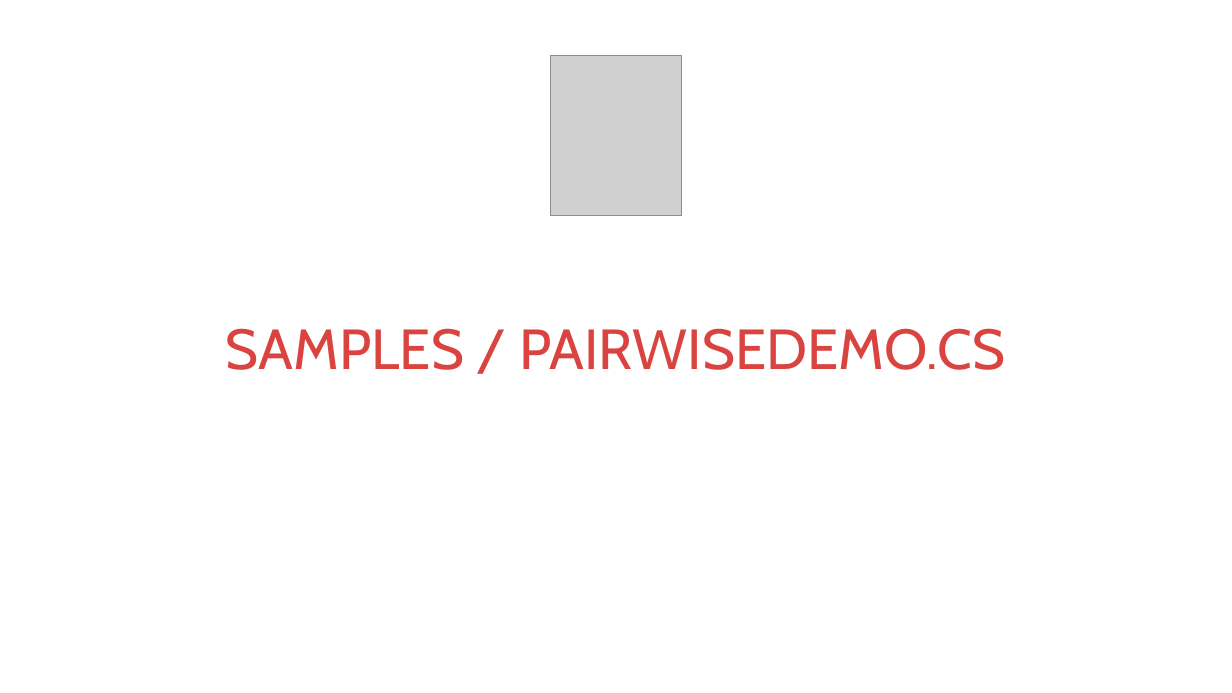
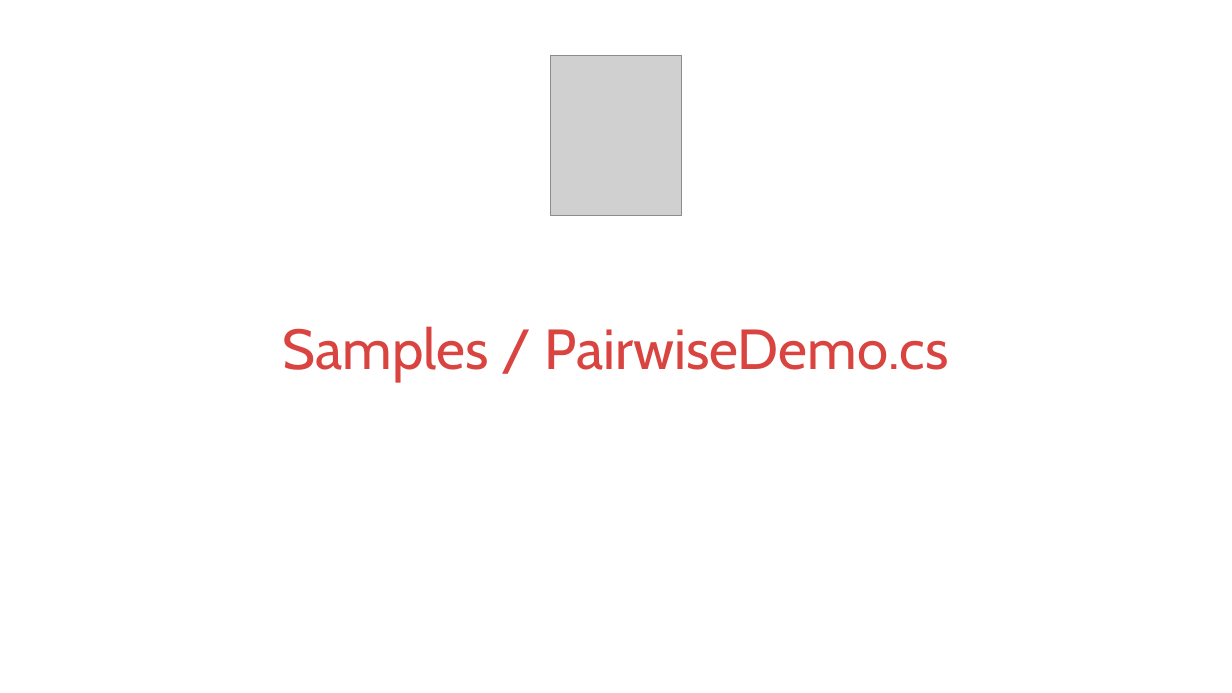
Before and after one commit to kontur-courses/legacy, a slide deck: slide 9 of legacy.pptx (slide 6 before the commit). Drawn at 1232x693 pixels with LibreOffice and Linux fonts; fonts in the diff are those of the drawing; grey boxes stand for pictures. Boxes give left, top, right and bottom in pixels: in the first picture for what was removed or moved away, otherwise in the second. Text is boxed around its words. In the diff, an @@ line names an element or a change of style, - is before the commit and + after.

```diff
--- a/legacy.pptx
+++ b/legacy.pptx
@@ title at [283, 326, 949, 382]: text changed @@
-SAMPLES / PAIRWISEDEMO.CS
+Samples / PairwiseDemo.cs
```
Also in this commit, not shown: 6 other slides changed, 2 slides added, 1 slide removed, 6 other files.
